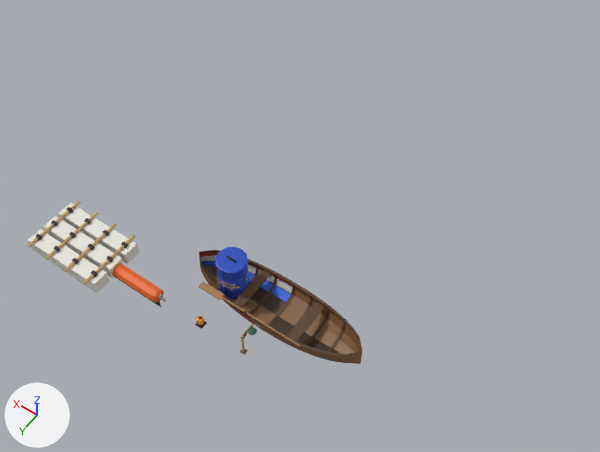
The Blender file blender/SM_Equipment_Pack.blend: old version first, new version second.
Rendered twice from a camera (50 mm lens) standing at (-5.18, 5.5, 13.25) and looking at (0.22, -2.06, 1.37). Every picture has the same lights, and +X, +Y and +Z are marked at lower left. The picture after the commit comes second.

Objects in the first picture: 'PREVIEW_SM_Prop_PerahuSampan', 'PREVIEW_SM_Prop_RakitGabus', 'PREVIEW_SM_Prop_TongSampahKampung', 'PREVIEW_SM_Prop_TrashBoomSegment' and 2 more.
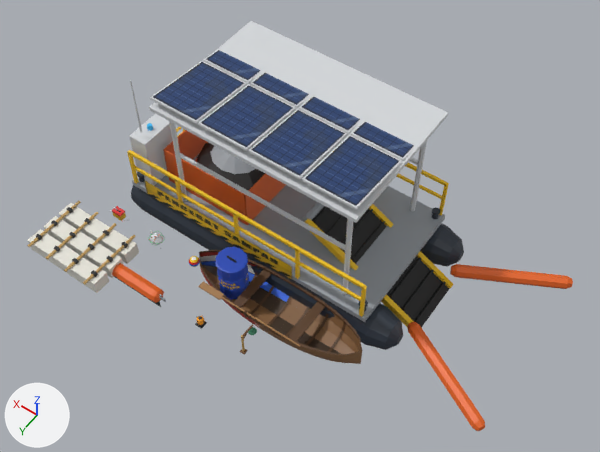
What differs and where, as boxes (x1, y1, x2, y2) in the pictures (600 x 452 px):
'PREVIEW_SM_Prop_SolarInterceptor', added: after (127, 21, 573, 431)
'PREVIEW_SM_Prop_KotakJarum', added: after (110, 206, 129, 221)
'PREVIEW_SM_Prop_KailKusut', added: after (148, 231, 165, 249)
'PREVIEW_SM_Prop_BolaPlastik', added: after (189, 256, 200, 267)

Edits to the bpy script that builds the scene:
```text
Add col_sm_prop_solarinterceptor:
    col_sm_prop_solarinterceptor = bpy.data.collections.new('SM_Prop_SolarInterceptor')
    col_sm_prop_solarinterceptor.objects.link(ob_sm_prop_solarinterceptor)
Add col_sm_prop_kotakjarum:
    col_sm_prop_kotakjarum = bpy.data.collections.new('SM_Prop_KotakJarum')
    col_sm_prop_kotakjarum.objects.link(ob_sm_prop_kotakjarum)
Add col_sm_prop_kailkusut:
    col_sm_prop_kailkusut = bpy.data.collections.new('SM_Prop_KailKusut')
    col_sm_prop_kailkusut.objects.link(ob_sm_prop_kailkusut)
Add col_sm_prop_bolaplastik:
    col_sm_prop_bolaplastik = bpy.data.collections.new('SM_Prop_BolaPlastik')
    col_sm_prop_bolaplastik.objects.link(ob_sm_prop_bolaplastik)
Add ob_preview_sm_prop_solarinterceptor:
    ob_preview_sm_prop_solarinterceptor = bpy.data.objects.new('PREVIEW_SM_Prop_SolarInterceptor', None)
    ob_preview_sm_prop_solarinterceptor.location = (0.0, -3.0, 0.0)
    ob_preview_sm_prop_solarinterceptor.instance_type = 'COLLECTION'
    ob_preview_sm_prop_solarinterceptor.instance_collection = col_sm_prop_solarinterceptor
Add ob_sm_prop_solarinterceptor:
    ob_sm_prop_solarinterceptor = bpy.data.objects.new('SM_Prop_SolarInterceptor', me_sm_prop_solarinterceptor)  # 1079 vertices, 799 faces; spans x -4.23..4.23, y -1.9..1.9, z -0.42..3.32; in mat_m_equipment_atlas (picture img_t_equipment_atlas_albedo_png)
    ob_sm_prop_solarinterceptor.location = (0.0, 0.0, 0.0)
Add ob_preview_sm_prop_kotakjarum:
    ob_preview_sm_prop_kotakjarum = bpy.data.objects.new('PREVIEW_SM_Prop_KotakJarum', None)
    ob_preview_sm_prop_kotakjarum.location = (4.0, -1.0, 0.0)
    ob_preview_sm_prop_kotakjarum.instance_type = 'COLLECTION'
    ob_preview_sm_prop_kotakjarum.instance_collection = col_sm_prop_kotakjarum
Add ob_sm_prop_kotakjarum:
    ob_sm_prop_kotakjarum = bpy.data.objects.new('SM_Prop_KotakJarum', me_sm_prop_kotakjarum)  # 148 vertices, 94 faces; spans x -0.265..0.265, y -0.08..0.08, z 0.0..0.306; in mat_m_equipment_atlas (picture img_t_equipment_atlas_albedo_png)
    ob_sm_prop_kotakjarum.location = (0.0, 0.0, 0.0)
Add ob_preview_sm_prop_kailkusut:
    ob_preview_sm_prop_kailkusut = bpy.data.objects.new('PREVIEW_SM_Prop_KailKusut', None)
    ob_preview_sm_prop_kailkusut.location = (3.0, -1.0, 0.0)
    ob_preview_sm_prop_kailkusut.instance_type = 'COLLECTION'
    ob_preview_sm_prop_kailkusut.instance_collection = col_sm_prop_kailkusut
Add ob_sm_prop_kailkusut:
    ob_sm_prop_kailkusut = bpy.data.objects.new('SM_Prop_KailKusut', me_sm_prop_kailkusut)  # 219 vertices, 200 faces; spans x -0.205..0.205, y -0.15..0.15, z -0.12..0.16; in mat_m_equipment_atlas (picture img_t_equipment_atlas_albedo_png)
    ob_sm_prop_kailkusut.location = (0.0, 0.0, 0.0)
Add ob_preview_sm_prop_bolaplastik:
    ob_preview_sm_prop_bolaplastik = bpy.data.objects.new('PREVIEW_SM_Prop_BolaPlastik', None)
    ob_preview_sm_prop_bolaplastik.location = (2.0, -1.0, 0.0)
    ob_preview_sm_prop_bolaplastik.instance_type = 'COLLECTION'
    ob_preview_sm_prop_bolaplastik.instance_collection = col_sm_prop_bolaplastik
Add ob_sm_prop_bolaplastik:
    ob_sm_prop_bolaplastik = bpy.data.objects.new('SM_Prop_BolaPlastik', me_sm_prop_bolaplastik)  # 157 vertices, 85 faces; spans x -0.107..0.107, y -0.107..0.107, z -0.077..0.143; in mat_m_equipment_atlas (picture img_t_equipment_atlas_albedo_png)
    ob_sm_prop_bolaplastik.location = (0.0, 0.0, 0.0)
```
